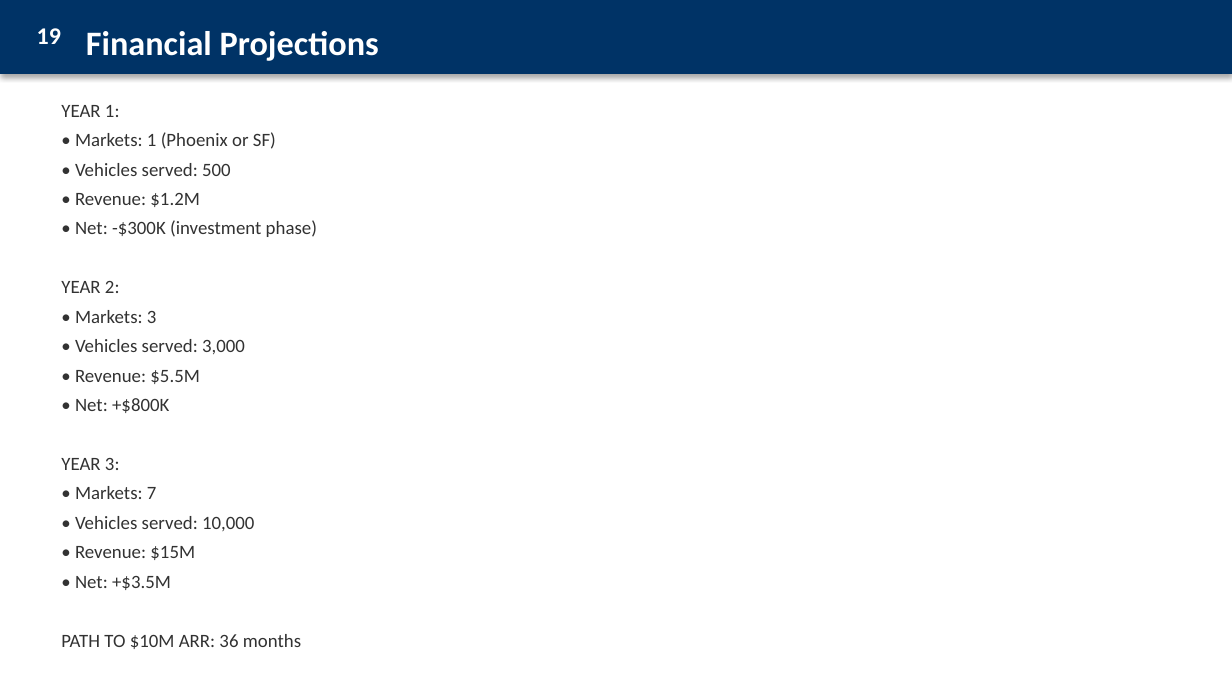
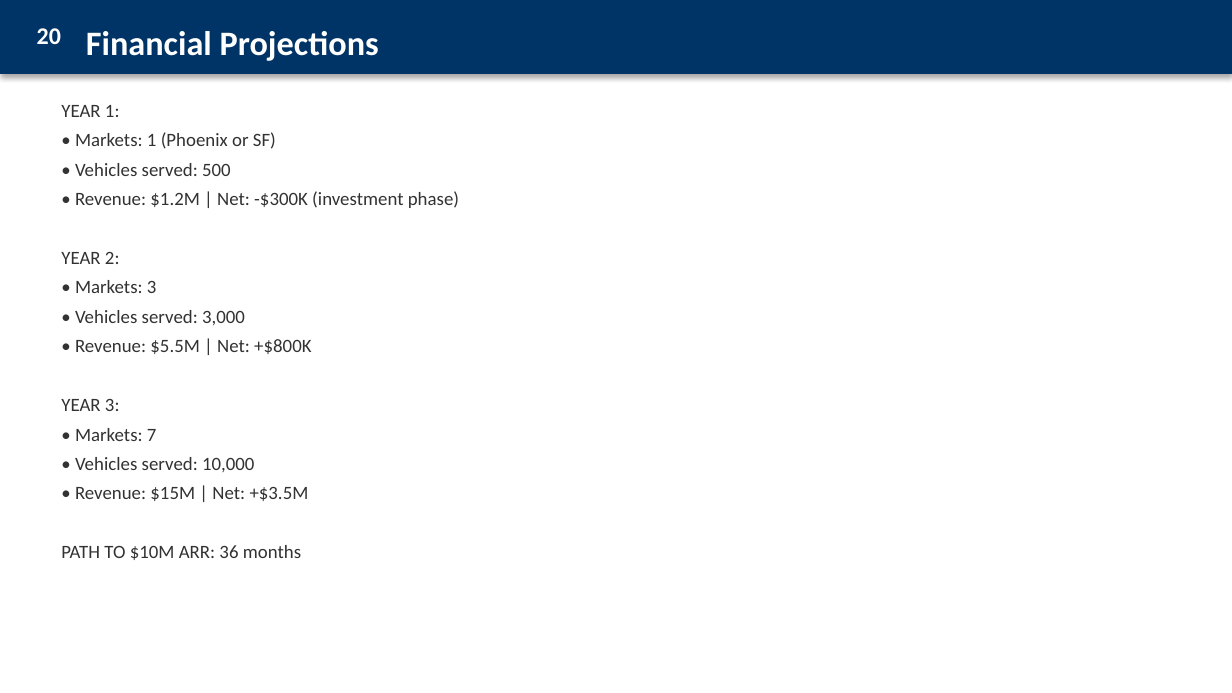
Before and after one commit to TidyTails/motra-landing, a slide deck: slide 21 of pitch/MOTRA-Business-Plan.pptx (slide 20 before the commit). Drawn at 1232x693 pixels with LibreOffice and Linux fonts; fonts in the diff are those of the drawing. Boxes give left, top, right and bottom in pixels: in the first picture for what was removed or moved away, otherwise in the second. Text is boxed around its words. In the diff, an @@ line names an element or a change of style, - is before the commit and + after.

```diff
--- a/pitch/MOTRA-Business-Plan.pptx
+++ b/pitch/MOTRA-Business-Plan.pptx
@@ text at box(37, 28, 61, 44): text changed @@
-19
+20
@@ text at box(75, 191, 459, 208): text changed @@
-• Revenue: $1.2M
-• Net: -$300K (investment phase)
+• Revenue: $1.2M | Net: -$300K (investment phase)
@@ text at box(75, 339, 311, 354): text changed @@
-• Revenue: $5.5M
-• Net: +$800K
+• Revenue: $5.5M | Net: +$800K
@@ text at box(75, 487, 309, 501): text changed @@
-• Revenue: $15M
-• Net: +$3.5M
+• Revenue: $15M | Net: +$3.5M
```
Also in this commit, not shown: 6 other slides changed, 1 slide added, 1 other file.
